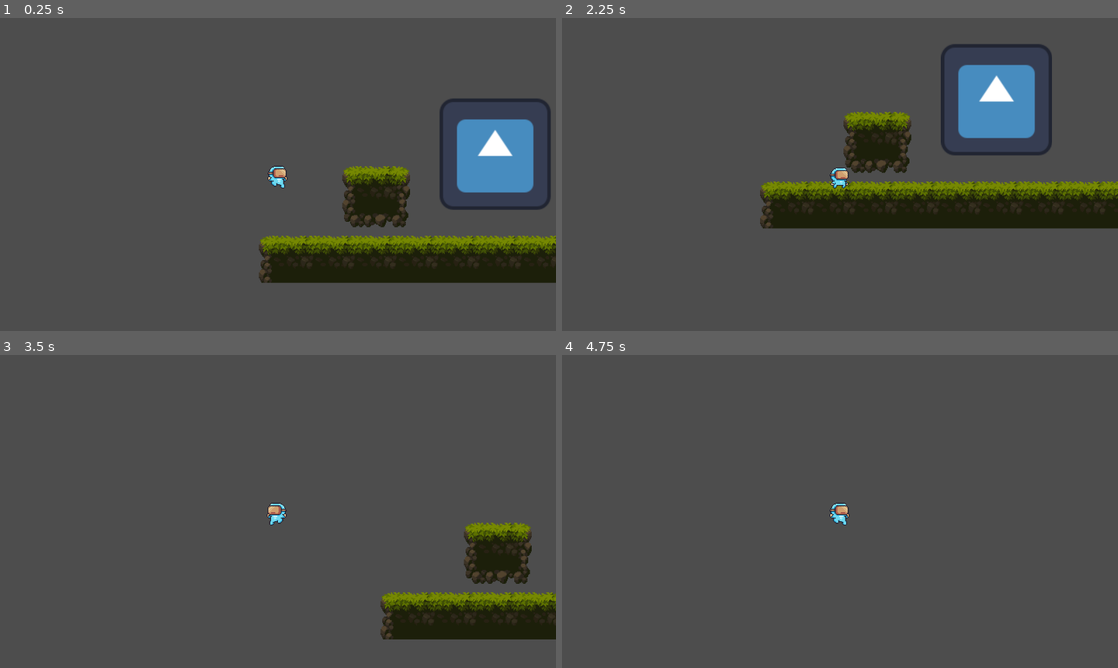
Above: before the commit, frames 1-4 (two rows, left to right).
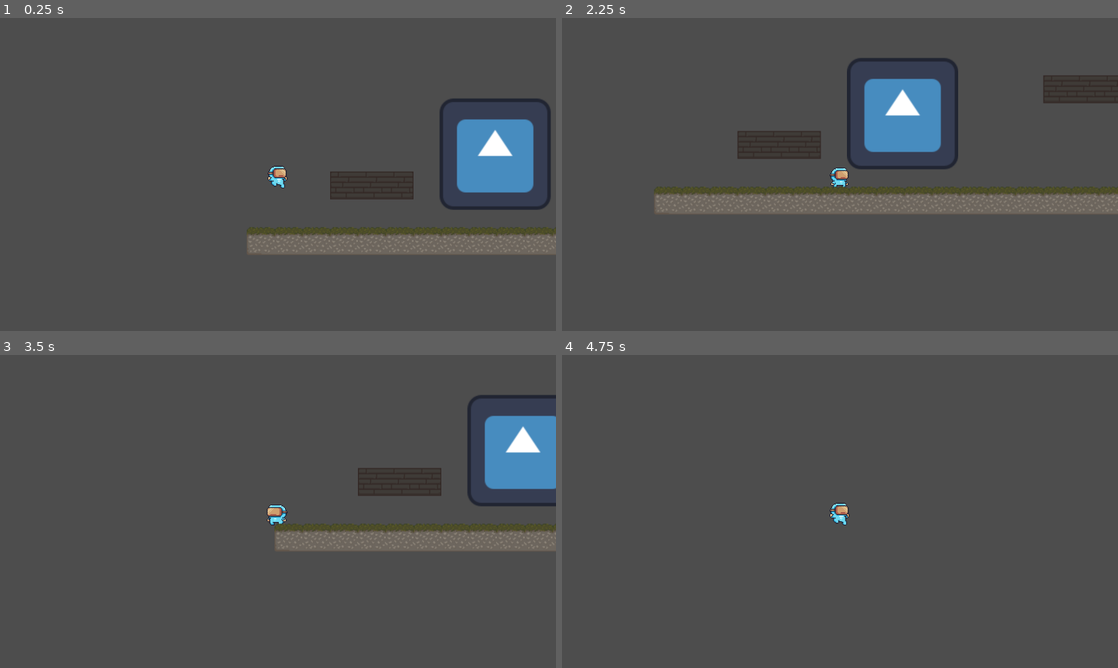
Above: after the commit, the same moments.

Repository: Sederic/Hook-Hero
Game: Godot game, scene res://Scenes/level.tscn
The game is run twice, just before and just after one commit, with the same random seed, the same clock (stepped at 60 frames per second) and the same inputs. The engine's default icon, where the game draws it, is replaced by a stand-in: a white triangle on a blue panel in a dark square.
Inputs:
- Up to frame 1 (0.25 s): no input
- Up to frame 2 (2.25 s): hold D (Right) 0.53-2 s; tap Space (Space) at 0.6, 1.35 s; click "New Game" at 2 s
- Up to frame 3 (3.5 s): hold A (Left) from 2.78 s (still down); tap Space (Space) at 2.85 s
- Up to frame 4 (4.75 s): release A (Left) at 3.53 s; hold D (Right) from 3.53 s (still down); tap Space (Space) at 3.6, 4.35 s

The runs differ from the first frame. In frame 1, 11% of the frame differs, in the area x 44-100%, y 47-85%; in frame 2, 21%, in the area x 16-100%, y 8-68%; in frame 3, 14%; in frame 4, nothing differs.

Commit message:
added level with custom tileset

Diff:
--- /dev/null
+++ b/Assets/Textures/Tiles - Jorge/tileset_1.tres
@@ -0,0 +1,39 @@
+[gd_resource type="TileSet" load_steps=4 format=3 uid="uid://cgh7atfmftecf"]
+
+[ext_resource type="Texture2D" uid="uid://cyi5wn1na08my" path="res://Assets/Textures/Tiles - Jorge/tileset.png" id="1_m7wuc"]
+
+[sub_resource type="PhysicsMaterial" id="PhysicsMaterial_2g4d0"]
+
+[sub_resource type="TileSetAtlasSource" id="TileSetAtlasSource_v5xk4"]
+texture = ExtResource("1_m7wuc")
+texture_region_size = Vector2i(32, 32)
+0:0/0 = 0
+0:0/0/physics_layer_0/linear_velocity = Vector2(0, 0)
+0:0/0/physics_layer_0/angular_velocity = 0.0
+0:0/0/physics_layer_0/polygon_0/points = PackedVector2Array(-16, -16, 16, -16, 16, 16, -16, 16)
+1:0/0 = 0
+1:0/0/physics_layer_0/linear_velocity = Vector2(0, 0)
+1:0/0/physics_layer_0/angular_velocity = 0.0
+1:0/0/physics_layer_0/polygon_0/points = PackedVector2Array(-16, -16, 16, -16, 16, 16, -16, 16)
+2:0/0 = 0
+2:0/0/physics_layer_0/linear_velocity = Vector2(0, 0)
+2:0/0/physics_layer_0/angular_velocity = 0.0
+2:0/0/physics_layer_0/polygon_0/points = PackedVector2Array(-16, -16, 16, -16, 16, 16, -16, 16)
+0:2/0 = 0
+0:2/0/physics_layer_0/linear_velocity = Vector2(0, 0)
+0:2/0/physics_layer_0/angular_velocity = 0.0
+0:2/0/physics_layer_0/polygon_0/points = PackedVector2Array(-16, -16, 16, -16, 16, 16, -16, 16)
+1:2/0 = 0
+1:2/0/physics_layer_0/linear_velocity = Vector2(0, 0)
+1:2/0/physics_layer_0/angular_velocity = 0.0
+1:2/0/physics_layer_0/polygon_0/points = PackedVector2Array(-16, -16, 16, -16, 16, 16, -16, 16)
+2:2/0 = 0
+2:2/0/physics_layer_0/linear_velocity = Vector2(0, 0)
+2:2/0/physics_layer_0/angular_velocity = 0.0
+2:2/0/physics_layer_0/polygon_0/points = PackedVector2Array(-16, -16, 16, -16, 16, 16, -16, 16)
+
+[resource]
+tile_size = Vector2i(32, 32)
+physics_layer_0/collision_layer = 1
+physics_layer_0/physics_material = SubResource("PhysicsMaterial_2g4d0")
+sources/0 = SubResource("TileSetAtlasSource_v5xk4")
--- a/Scenes/level.tscn
+++ b/Scenes/level.tscn
@@ -1,9 +1,10 @@
-[gd_scene load_steps=5 format=3 uid="uid://delmw0mmn0nc6"]
+[gd_scene load_steps=6 format=3 uid="uid://delmw0mmn0nc6"]
 
 [ext_resource type="PackedScene" uid="uid://dk1yyhg82d3xp" path="res://Scenes/tile_map.tscn" id="1_5ml2h"]
 [ext_resource type="PackedScene" uid="uid://cx6ynvugm2vrq" path="res://Scenes/player.tscn" id="2_tiybw"]
 [ext_resource type="PackedScene" uid="uid://bv03nuw2xypc6" path="res://Scenes/enemy.tscn" id="3_ry0cf"]
 [ext_resource type="PackedScene" uid="uid://cppltcexawusx" path="res://Scenes/ui.tscn" id="3_tqyym"]
+[ext_resource type="TileSet" uid="uid://cgh7atfmftecf" path="res://Assets/Textures/Tiles - Jorge/tileset_1.tres" id="4_wm045"]
 
 [node name="Level" type="Node2D"]
 
@@ -25,6 +26,11 @@
 
 [node name="Sprite2D" parent="SubViewportContainer/SubViewport" instance=ExtResource("3_ry0cf")]
 
+[node name="TileMap2" type="TileMap" parent="SubViewportContainer/SubViewport"]
+tile_set = ExtResource("4_wm045")
+format = 2
+layer_0/tile_data = PackedInt32Array(786434, 0, 0, 786435, 65536, 0, 786436, 65536, 0, 786437, 65536, 0, 786438, 65536, 0, 786439, 65536, 0, 786440, 65536, 0, 786441, 65536, 0, 786442, 65536, 0, 786443, 65536, 0, 786444, 65536, 0, 786445, 65536, 0, 786446, 65536, 0, 786447, 65536, 0, 786448, 65536, 0, 786449, 65536, 0, 786450, 65536, 0, 786451, 65536, 0, 786452, 65536, 0, 786453, 65536, 0, 786454, 65536, 0, 786455, 65536, 0, 786456, 65536, 0, 786457, 65536, 0, 786458, 65536, 0, 786459, 131072, 0, 655365, 0, 2, 655366, 65536, 2, 655367, 131072, 2, 524304, 0, 2, 524305, 65536, 2, 524306, 131072, 2)
+
 [node name="CanvasLayer" type="CanvasLayer" parent="SubViewportContainer"]
 follow_viewport_enabled = true
 
--- a/Scripts/game_manager.gd
+++ b/Scripts/game_manager.gd
@@ -8,11 +8,15 @@
 	root = get_tree().root
 	player = get_node("/root/Level/SubViewportContainer/SubViewport/Player")
 	ui = get_node("/root/Level/SubViewportContainer/CanvasLayer/UI")
+	debug()
 
 func player_death():
 	ui.show()
 	player.reset_pos()
 
+func debug():
+	get_node("/root/Level/SubViewportContainer/SubViewport/TileMap").queue_free()
+
 # Called every frame. 'delta' is the elapsed time since the previous frame.
 func _process(delta):
 	pass
Binary file changed: Assets/Textures/Tiles - Jorge/dirt_1.png
Binary file added: Assets/Textures/Tiles - Jorge/dirt_middle.png
Not shown, added: Assets/Textures/Tiles - Jorge/dirt_middle.png.import
Binary file added: Assets/Textures/Tiles - Jorge/dirt_right.png
Not shown, added: Assets/Textures/Tiles - Jorge/dirt_right.png.import
Binary file added: Assets/Textures/Tiles - Jorge/tileset.png
Not shown, added: Assets/Textures/Tiles - Jorge/tileset.png.import
Not shown, changed: Assets/Textures/.DS_Store
Not shown, changed: Assets/Textures/Tiles - Jorge/brick_1.kra
Not shown, changed: Assets/Textures/Tiles - Jorge/brick_1.kra~
Not shown, changed: Assets/Textures/Tiles - Jorge/dirt_1.kra
Not shown, changed: Assets/Textures/Tiles - Jorge/dirt_1.kra~
(and 7 more such lines)
